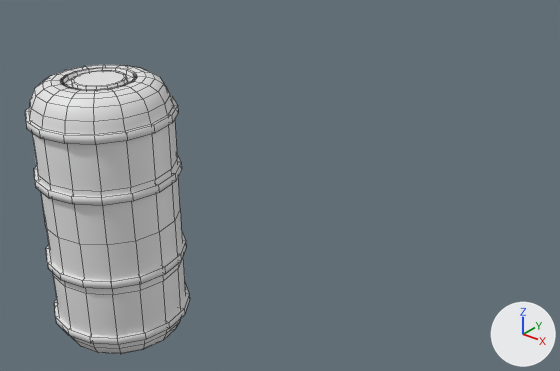
Two versions of the FBX model Assets/Graphic/3D/Props/Refinery/Canister 3.fbx, one commit apart.
Both versions are drawn from a 50 mm lens placed at (17.1, -37.4, 22.7), pointed at (-4.9, -9.9, 5.7). Lighting does not change. The marker at lower right points along +X, +Y and +Z. Mesh edges are drawn as thin lines. Where no turn or scale is listed for an object, it has been applied to the vertices.
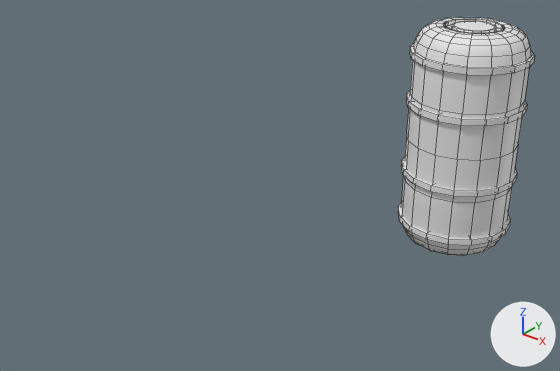
What differs and where, as boxes [x1, y1, x2, y2] in the pictures (560 x 371 px; the box of a moved part takes in the faces that stretch with it):
'Cylinder.002', reshaped, moved (21% narrower, 17% shorter)
    before: [25, 65, 190, 354]
    after: [401, 17, 531, 256]
'Cylinder.012', added
    after: [398, 44, 535, 246]
part 1 of me_cylinder_002, moved or reshaped
    before: [29, 65, 186, 354]
    after: [401, 17, 531, 256]
part 2 of me_cylinder_002, deleted
    before: [54, 284, 190, 345]
part 3 of me_cylinder_002, deleted
    before: [34, 155, 182, 206]
part 4 of me_cylinder_002, deleted
    before: [46, 232, 186, 289]
part 5 of me_cylinder_002, deleted
    before: [25, 96, 178, 145]

The change, as a list of edits to the scene's bpy script:
```text
Change me_cylinder_002:
    where me_cylinder_002.from_pydata(...)  # 560 vertices, 482 faces; spans x -3.18..3.18, y -3.18..3.18, z -0.02..12.5
    used by ob_cylinder_002; location = (-8.24, -17.78, 0.08)
    me_cylinder_002 part 1: the loose piece of 304 vertices spanning x -3.01..3.01, y -3.01..3.01, z -0.02..12.5 is moved by (0.04, -0.01, 0.08)
    me_cylinder_002 part 2: the loose piece of 64 vertices spanning x -3.18..3.18, y -3.18..3.18, z 1.23..1.58 is deleted
    me_cylinder_002 part 3: the loose piece of 64 vertices spanning x -3.18..3.18, y -3.18..3.18, z 8.18..8.53 is deleted
    me_cylinder_002 part 4: the loose piece of 64 vertices spanning x -3.18..3.18, y -3.18..3.18, z 4.17..4.52 is deleted
    me_cylinder_002 part 5: the loose piece of 64 vertices spanning x -3.18..3.18, y -3.18..3.18, z 10.84..11.19 is deleted
Add me_cylinder_005:
    me_cylinder_005.from_pydata(...)  # 256 vertices, 192 faces; spans x -3.14..3.23, y -3.19..3.17, z 1.31..11.27
    me_cylinder_005.materials.append(mat_material_010)  # white #e7e7e7
Change ob_cylinder_002:
    ob_cylinder_002.location: (-8.24, -17.78, 0.08) -> (0.0, 0.0, 0.0)
Add ob_cylinder_012:
    ob_cylinder_012 = bpy.data.objects.new('Cylinder.012', me_cylinder_005)
    ob_cylinder_012.location = (0.0, 0.0, 0.0)
```
